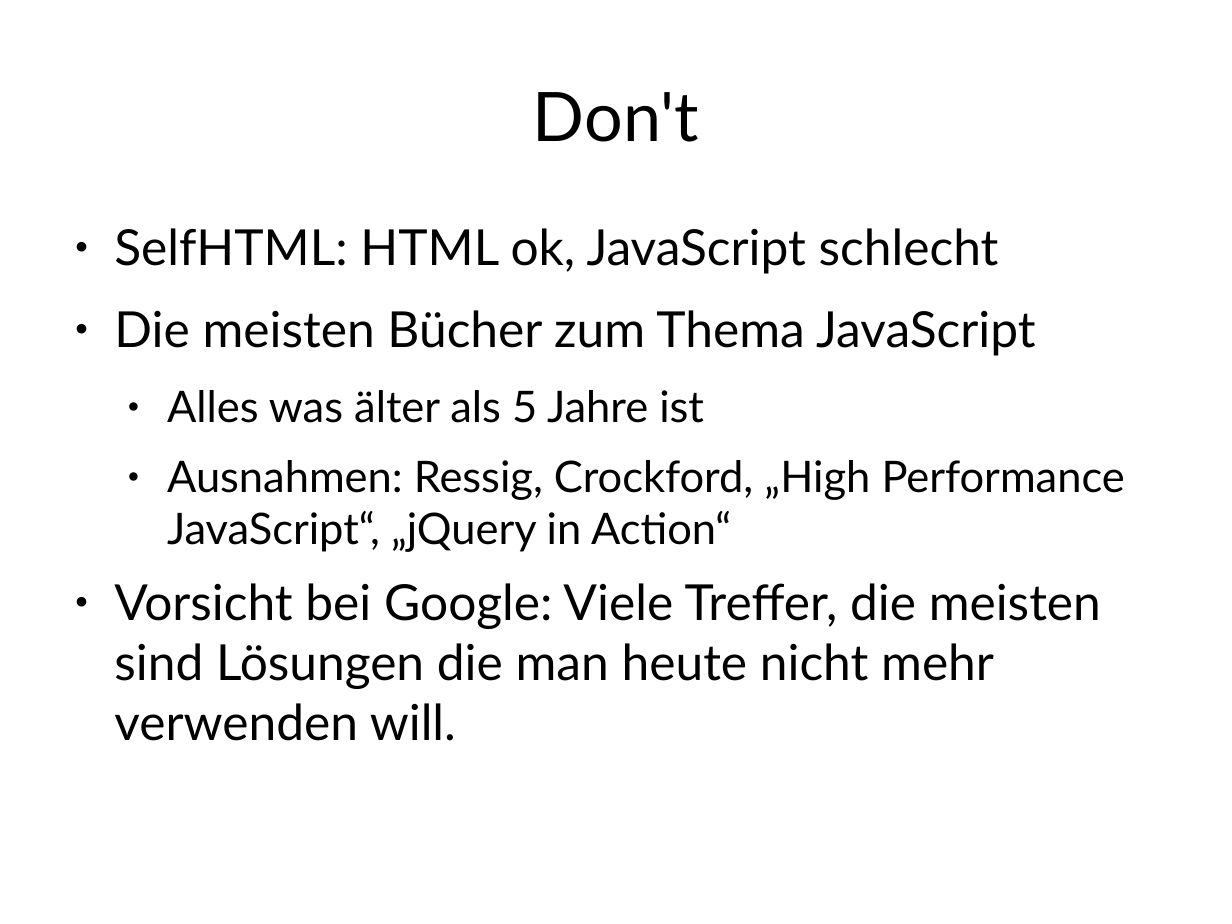
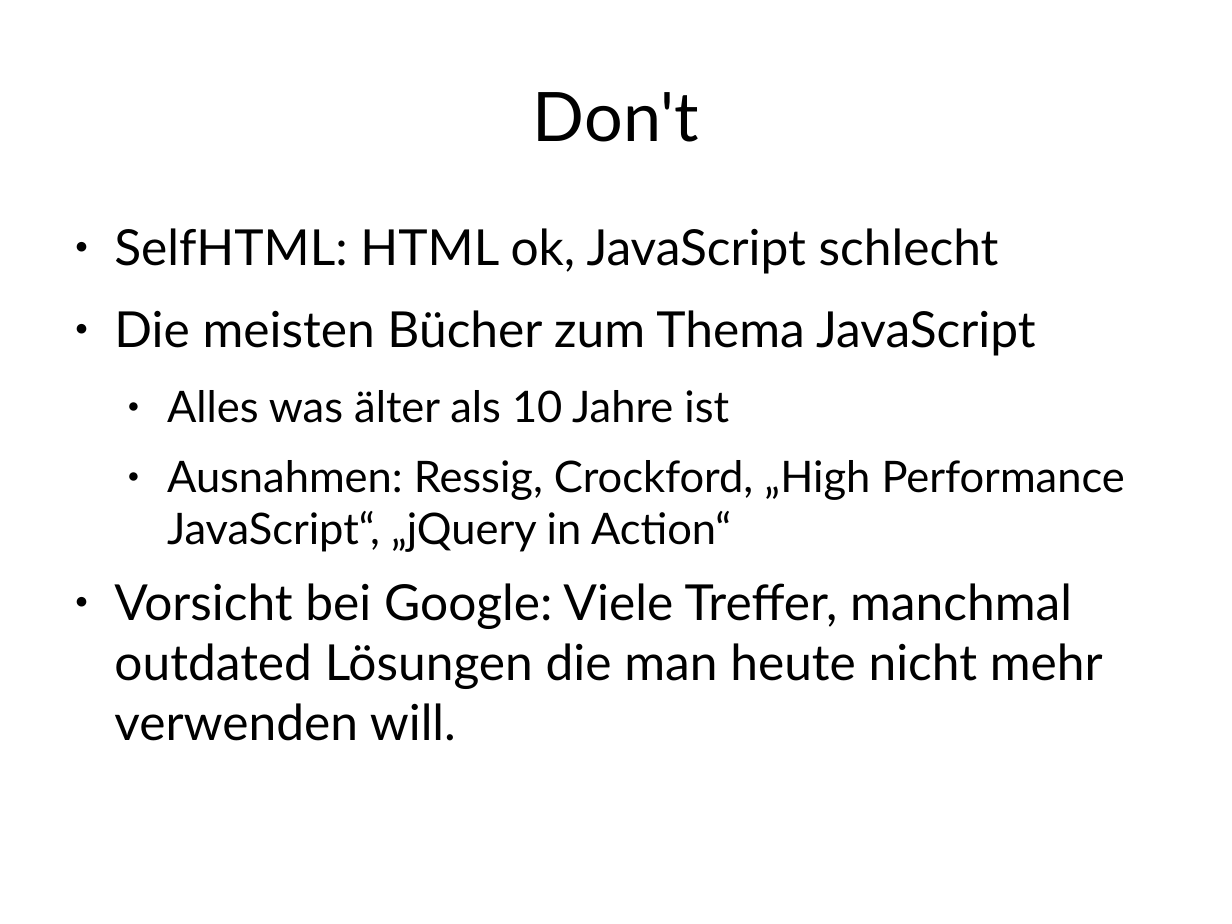
Before and after one commit to Weltraumschaf/Slides, a slide deck: slide 9 of JavaScript-Es_ist_nicht_C/JavaScript-ItsNotC.odp. Drawn at 1232x924 pixels with LibreOffice and Linux fonts; fonts in the diff are those of the drawing. Boxes give left, top, right and bottom in pixels: in the first picture for what was removed or moved away, otherwise in the second. Text is boxed around its words. In the diff, an @@ line names an element or a change of style, - is before the commit and + after.

```diff
--- a/JavaScript-Es_ist_nicht_C/JavaScript-ItsNotC.odp
+++ b/JavaScript-Es_ist_nicht_C/JavaScript-ItsNotC.odp
@@ text at bbox=[167, 390, 729, 423]: text changed @@
-  ● Alles was älter als 5 Jahre ist
+  ● Alles was älter als 10 Jahre ist
@@ text at bbox=[114, 583, 1103, 741]: text changed @@
-● Vorsicht bei Google: Viele Treffer, die meisten sind Lösungen die man heute nicht mehr verwenden will.
+● Vorsicht bei Google: Viele Treffer, manchmal outdated Lösungen die man heute nicht mehr verwenden will.
```
Also in this commit, not shown: 6 other slides changed, 1 other file.
